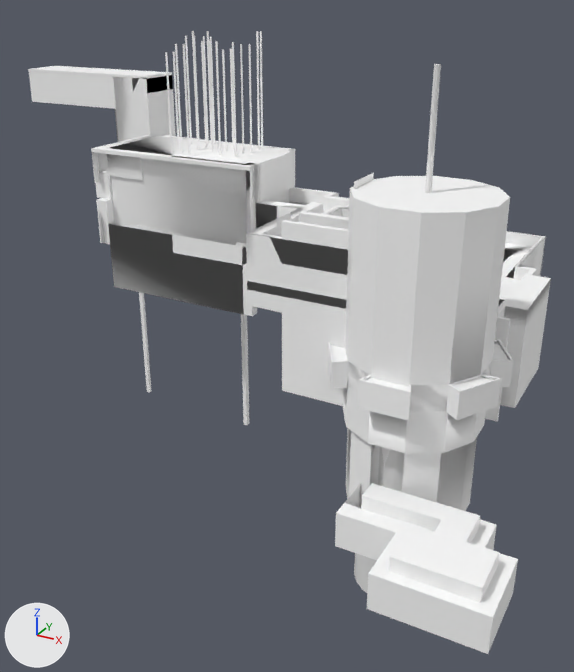
Renders of the FBX model Assets/Maps/Remesh.fbx from each side of a commit.
Camera for both pictures: a 50 mm camera at (717.0, -1341.0, 502.0) aimed at (126.0, -266.0, -35.0). Every picture has the same lights, and +X, +Y and +Z are marked at lower left. Where no turn or scale is listed for an object, it has been applied to the vertices. Vertices at the same position are counted once.
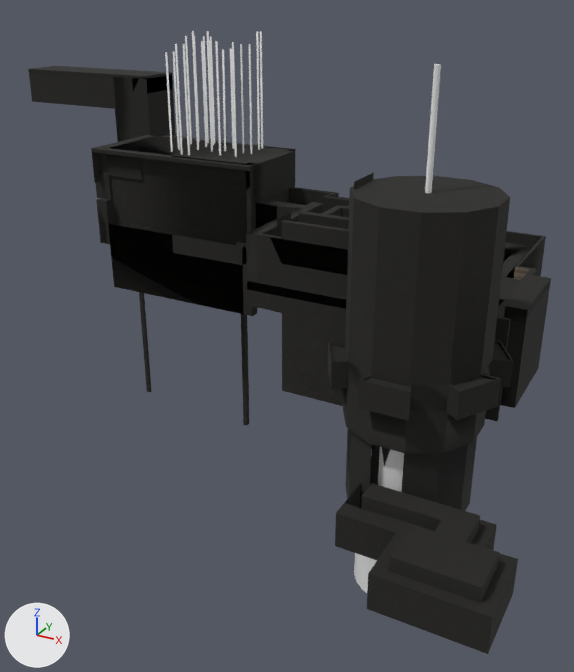
Scene script edits in JSON lines:
```json
{"op": "add", "block": "img_wood_png", "code": ["img_wood_png = load_image('Wood.png', '../Images/Textures/Wood.png', 1024, 1024, 'sRGB')"]}
{"op": "add", "block": "img_cave_wall_png", "code": ["img_cave_wall_png = load_image('Cave Wall.png', '../Images/Textures/Cave Wall.png', 1024, 1024, 'sRGB')"]}
{"op": "add", "block": "mat_material_001", "code": ["mat_material_001 = principled_material('Material.001')", "mat_material_001.texture = img_wood_png", "mat_material_001.roughness = 1.0"]}
{"op": "add", "block": "mat_material", "code": ["mat_material = principled_material('Material')", "mat_material.texture = img_cave_wall_png", "mat_material.roughness = 1.0"]}
{"block": "me_cylinder", "where": "# used by ob_cylinder; location = (0.0, 0.0, 0.0)"}
{"op": "remove", "block": "me_cylinder", "code": "me_cylinder.from_pydata(...)  # 2668 vertices, 3142 faces; spans x -600.0..601.0, y -707.0..114.0, z -361.0..345.0"}
{"op": "add", "block": "me_cylinder", "code": "me_cylinder.from_pydata(...)  # 2646 vertices, 3092 faces; spans x -600.0..601.0, y -707.0..114.0, z -361.0..345.0"}
{"block": "me_cylinder", "change": "me_cylinder part 1: 810 kept faces spanning x -599.0..585.0, y -691.0..109.0, z -361.0..340.0 get new texture (UV) coordinates"}
{"block": "me_cylinder", "change": "me_cylinder part 2: 2965 faces spanning x -600.0..601.0, y -707.0..114.0, z -361.0..345.0 switch from mat_probuilderdefault (white #ffffff) to mat_material (picture img_cave_wall_png)"}
{"block": "me_cylinder", "change": "me_cylinder part 3: 124 faces spanning x -594.0..526.0, y -504.0..109.0, z -32.0..287.0 switch from mat_probuilderdefault (white #ffffff) to mat_material_001 (picture img_wood_png)"}
```

Location of each change, (x1, y1, x2, y2) in pixels of the pictures (574 x 672 px):
```json
{"part": 1, "of": "me_cylinder", "change": "surface changed", "before": [109, 158, 541, 492], "after": [109, 158, 541, 492], "on screen": "grey to black"}
{"part": 2, "of": "me_cylinder", "change": "recoloured", "before": [28, 66, 551, 654], "after": [28, 66, 551, 654], "on screen": "grey to black"}
{"part": 3, "of": "me_cylinder", "change": "recoloured", "before": [148, 227, 530, 280], "after": [148, 227, 530, 280]}
```
